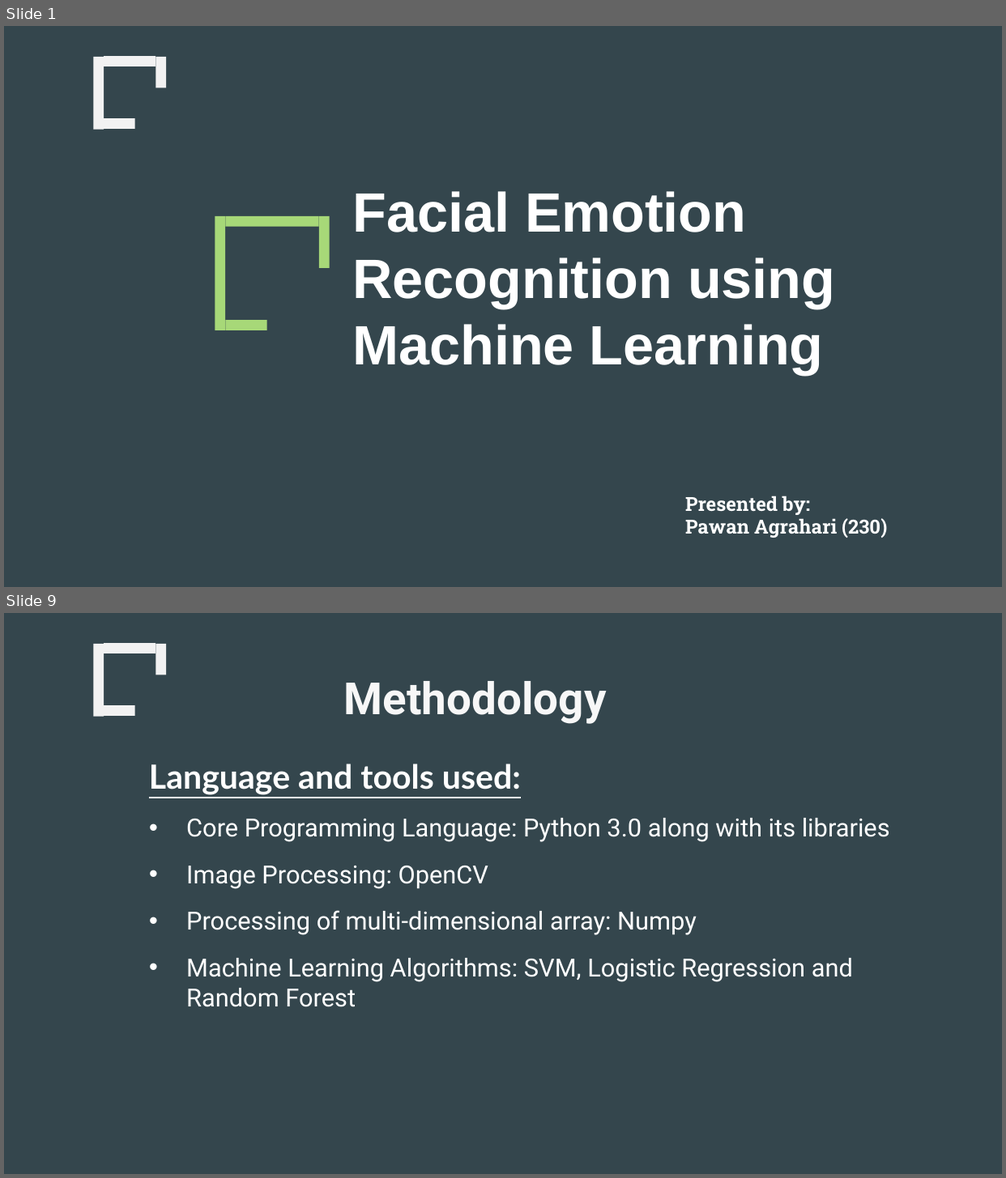
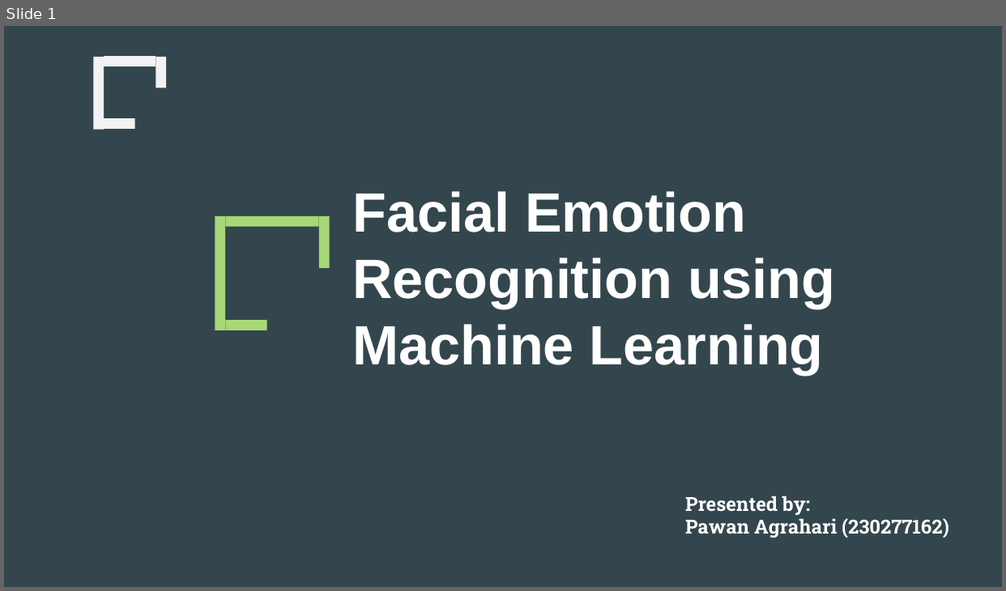
Before and after one commit to pawanagraharii/Facial-Emotion-Recognition-Using-Machine-Learning, a slide deck: PresentationSlides/230277162_PawanAgrahari_PresentationSlide_FacialEmotionDetectionUsingMachineLearning_2024.pptx. Shown one above the other, each under a label of ours: slides 1 and 9 before the commit, slide 1 after it; the slides between them are not shown. The pictures are 1006x1178 and 1006x591 pixels, drawn with LibreOffice and Linux fonts; fonts in the diff are those of the drawing. Boxes give left, top, right and bottom in pixels: in the first picture for what was removed or moved away, otherwise in the second. Text is boxed around its words. In the diff, an @@ line names an element or a change of style, - is before the commit and + after.

```diff
--- a/PresentationSlides/230277162_PawanAgrahari_PresentationSlide_FacialEmotionDetectionUsingMachineLearning_2024.pptx
+++ b/PresentationSlides/230277162_PawanAgrahari_PresentationSlide_FacialEmotionDetectionUsingMachineLearning_2024.pptx
@@ slide 9 removed at box(4, 613, 1002, 1174), background #34464D; not listed: 4 template elements that a slide beside it also shows @@
@@ rectangle removed at box(4, 613, 46, 1174) @@
@@ text removed at box(344, 681, 607, 724) @@
-Methodology
@@ text removed at box(149, 764, 890, 1007) @@
-Language and tools used:
-• Core Programming Language: Python 3.0 along with its libraries
-• Image Processing: OpenCV
-• Processing of multi-dimensional array: Numpy
-• Machine Learning Algorithms: SVM, Logistic Regression and Random Forest
@@ slide 1 changed as well @@
@@ text at box(685, 518, 949, 538): text changed @@
-Pawan Agrahari (230)
+Pawan Agrahari (230277162)
```
Also in this commit, not shown: 13 other slides changed, 12 slides added, 14 other slides removed, 1 other file.
